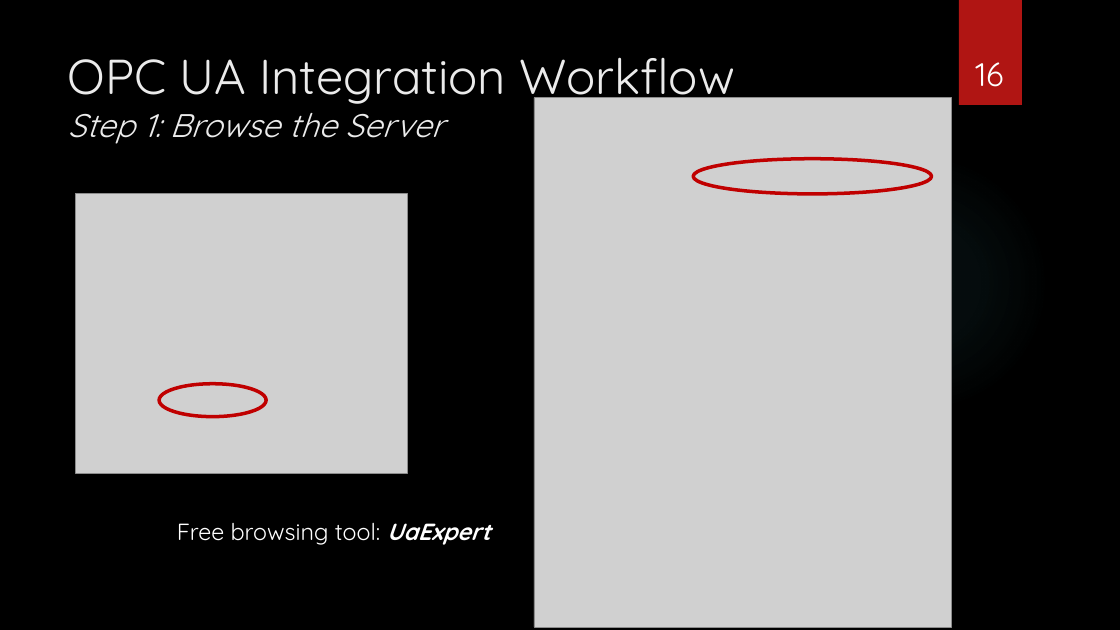
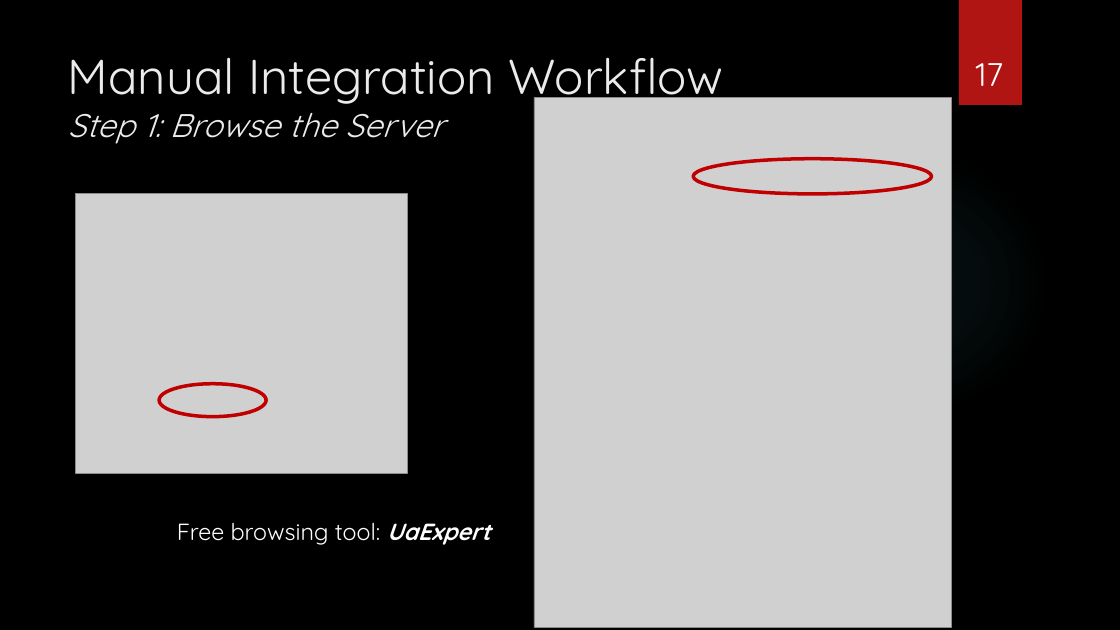
Before and after one commit to epics-training/opcua-support, a slide deck: slide 17 of presentations/OPC UA Device Support.pptx (slide 16 before the commit). Drawn at 1120x630 pixels with LibreOffice and Linux fonts; fonts in the diff are those of the drawing; grey boxes stand for pictures; background and template pictures are left out. Boxes give left, top, right and bottom in pixels: in the first picture for what was removed or moved away, otherwise in the second. Text is boxed around its words. In the diff, an @@ line names an element or a change of style, - is before the commit and + after.

```diff
--- a/presentations/OPC UA Device Support.pptx
+++ b/presentations/OPC UA Device Support.pptx
@@ title at [68,57,723,144]: text changed @@
-OPC UA Integration Workflow
-Step 1: Browse the Server
+Manual Integration Workflow
+Step 1: Browse the Server
@@ page number at [976,63,1004,86]: text changed @@
-16
+17
```
Also in this commit, not shown: 8 other slides changed, 1 slide added, 1 other file.
